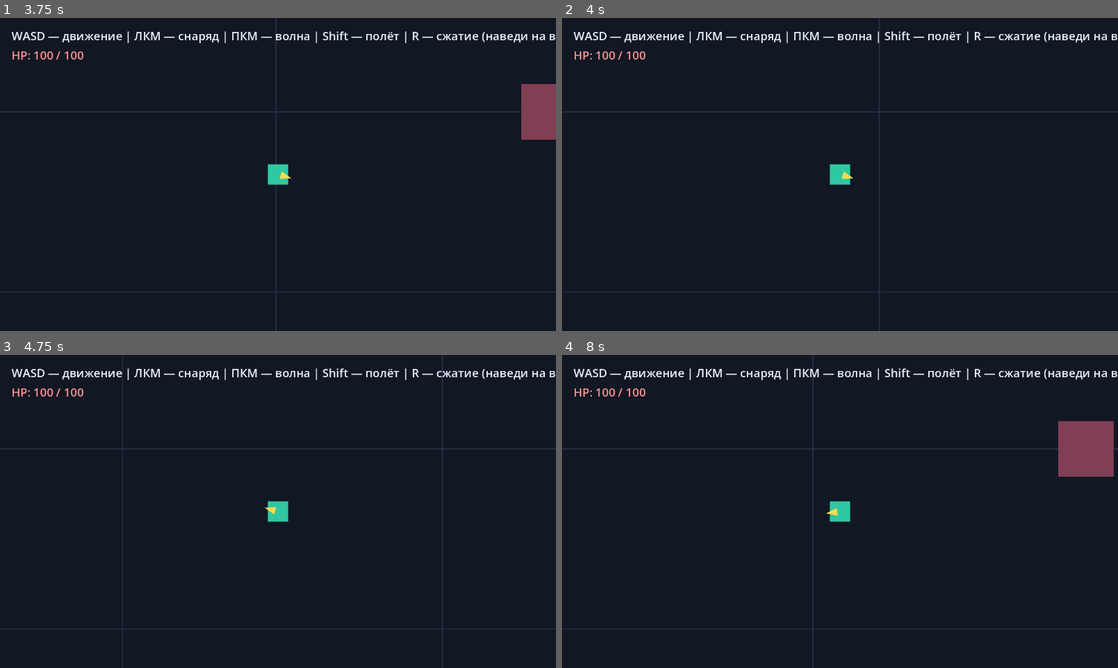
Above: before the commit, frames 1-4 (two rows, left to right).
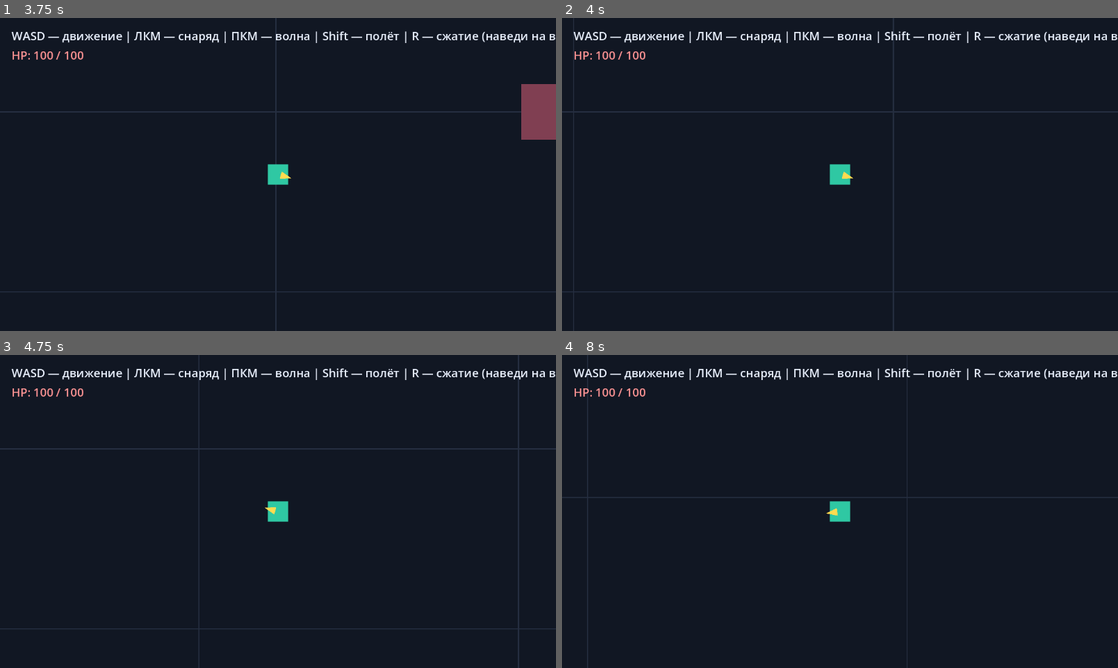
Above: after the commit, the same moments.

Repository: JLichiNus/Nelvar
Game: Godot game, scene res://test_world.tscn
Two runs of this game, one before a commit and one after it. Both use one fixed random seed, a clock stepped at 60 frames per second and the inputs below.
Inputs (mouse positions are in pixels of both pictures, inside the frame that each line leads up to):
- Up to frame 1 (3.75 s): tap Enter at 0.5 s; move the mouse to (400, 158) at 0.52 s; hold D (move_right) 0.53-1.28 s; tap Shift (speed_boost) at 0.6, 1.55, 3.05 s; tap Ctrl (toggle_run, bound only after the commit) at 0.8, 1.35, 2.3 s; move the mouse to (166, 190) at 1.27 s; hold S (move_down) 1.28-2.03 s; tap Space at 2 s; move the mouse to (333, 105) at 2.02 s; press the mouse at (333, 105) at 2.03 s; hold D (move_right) 2.03-2.78 s; move the mouse to (250, 237) at 2.77 s; release the mouse at (250, 237) at 2.78 s; hold W (move_up) 2.78-3.53 s; right-click (250, 237) at 2.85 s; move the mouse to (444, 221) at 3.52 s; hold A (move_left) from 3.53 s (still down); tap R (special_compression) at 3.6 s
- Up to frame 2 (4 s): keep holding A (move_left); tap Ctrl (toggle_run, bound only after the commit) at 3.8 s
- Up to frame 3 (4.75 s): keep holding A (move_left); tap Enter at 4.25 s; move the mouse to (111, 464) at 4.27 s; tap Shift (speed_boost) at 4.35 s
- Up to frame 4 (8 s): tap Space at 5, 7.25 s; move the mouse to (867, 511) at 5.02 s; release A (move_left) at 5.03 s; hold S (move_down) 5.03-5.78 s; tap Ctrl (toggle_run, bound only after the commit) at 5.1, 6.6 s; tap Enter at 5.75 s; move the mouse to (756, 433) at 5.77 s; hold D (move_right) 5.78-6.53 s; tap Shift (speed_boost) at 5.85, 7.55 s; move the mouse to (962, 495) at 6.52 s; hold W (move_up) 6.53-7.28 s; move the mouse to (728, 527) at 7.27 s; hold D (move_right) from 7.28 s (still down); click (728, 527) at 7.35 s

Frame 1 is identical in both runs. In frame 2, 0.5% of the frame differs, in the area x 2-60%, y 0-100%; in frame 3, 0.6%; in frame 4, 3.1%, in the area x 0-100%, y 0-100%.

Commit message:
run added + shift fix

Diff:
--- a/player/player.gd
+++ b/player/player.gd
@@ -10,6 +10,7 @@
 
 @export_category("Movement")
 @export var base_speed: float = 300.0
+@export var run_speed_multiplier: float = 1.5
 @export var speed_boost_multiplier: float = 1.5
 @export var speed_boost_duration: float = 2.0
 @export var speed_boost_cooldown: float = 10.0
@@ -40,6 +41,8 @@
 var _wave_cooldown_left := 0.0
 var _compression_cooldown_left := 0.0
 var _speed_boost_state := SpeedBoostState.READY
+# Ctrl переключает бег/ходьбу; любая атака сбрасывает бег.
+var _is_running := false
 var health: float
 var _invulnerability_left := 0.0
 var _is_dead := false
@@ -69,6 +72,8 @@
 	_wave_cooldown_left = maxf(_wave_cooldown_left - delta, 0.0)
 	_compression_cooldown_left = maxf(_compression_cooldown_left - delta, 0.0)
 
+	if Input.is_action_just_pressed("toggle_run"):
+		_is_running = not _is_running
 	if Input.is_action_pressed("attack_primary"):
 		_try_primary_attack()
 	if Input.is_action_just_pressed("attack_wave"):
@@ -97,11 +102,12 @@
 		"move_down"
 	)
 
-	var speed_multiplier := (
-		speed_boost_multiplier
-		if _speed_boost_state == SpeedBoostState.ACTIVE
-		else 1.0
-	)
+	# Ускорение задаёт фиксированную скорость независимо от бега/ходьбы.
+	var speed_multiplier := 1.0
+	if _speed_boost_state == SpeedBoostState.ACTIVE:
+		speed_multiplier = speed_boost_multiplier
+	elif _is_running:
+		speed_multiplier = run_speed_multiplier
 	velocity = direction * base_speed * speed_multiplier
 	move_and_slide()
 	# В полёте игрок проходит над врагами и не получает контактного урона.
@@ -173,6 +179,7 @@
 	if projectile == null:
 		return
 	_primary_cooldown_left = primary_cooldown
+	_is_running = false
 	projectile.call("launch", projectile_spawn.global_position, aim_direction)
 
 
@@ -183,6 +190,7 @@
 	if wave == null:
 		return
 	_wave_cooldown_left = wave_cooldown
+	_is_running = false
 	var wave_origin := global_position + aim_direction * wave_spawn_distance
 	wave.call("launch", wave_origin, aim_direction)
 
@@ -206,6 +214,7 @@
 	if compression == null:
 		return
 	_compression_cooldown_left = compression_cooldown
+	_is_running = false
 	compression.call("start_compression", target, global_position)
 
 
--- a/project.godot
+++ b/project.godot
@@ -58,6 +58,11 @@
 "events": [Object(InputEventKey,"resource_local_to_scene":false,"resource_name":"","device":-1,"window_id":0,"alt_press …(195 unchanged characters)…
 ]
 }
+toggle_run={
+"deadzone": 0.5,
+"events": [Object(InputEventKey,"resource_local_to_scene":false,"resource_name":"","device":-1,"window_id":0,"alt_pressed":false,"shift_pressed":false,"ctrl_pressed":false,"meta_pressed":false,"pressed":false,"keycode":0,"physical_keycode":4194326,"key_label":0,"unicode":0,"location":0,"echo":false,"script":null)
+]
+}
 special_compression={
 "deadzone": 0.5,
 "events": [Object(InputEventKey,"resource_local_to_scene":false,"resource_name":"","device":-1,"window_id":0,"alt_press …(192 unchanged characters)…
